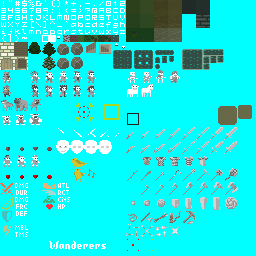
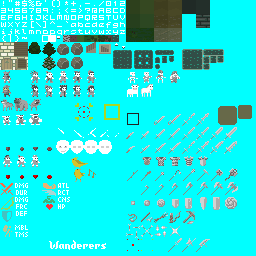
The second (256, 256) image is a revision of the first. Changes to its layers:
painted on "Layer" over [128, 113, 210, 252]
